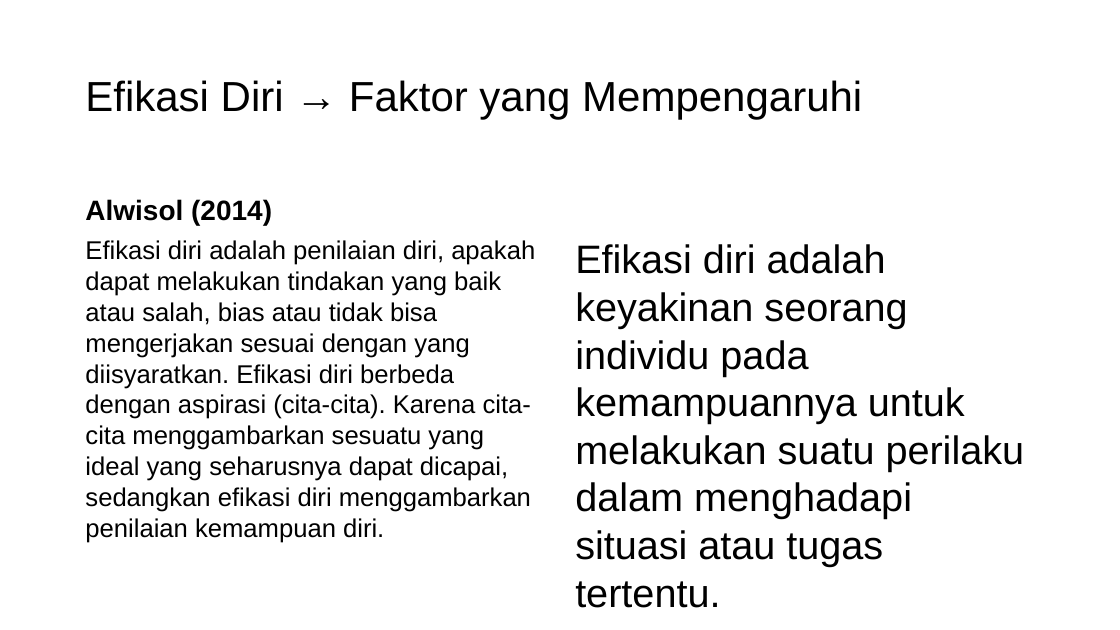
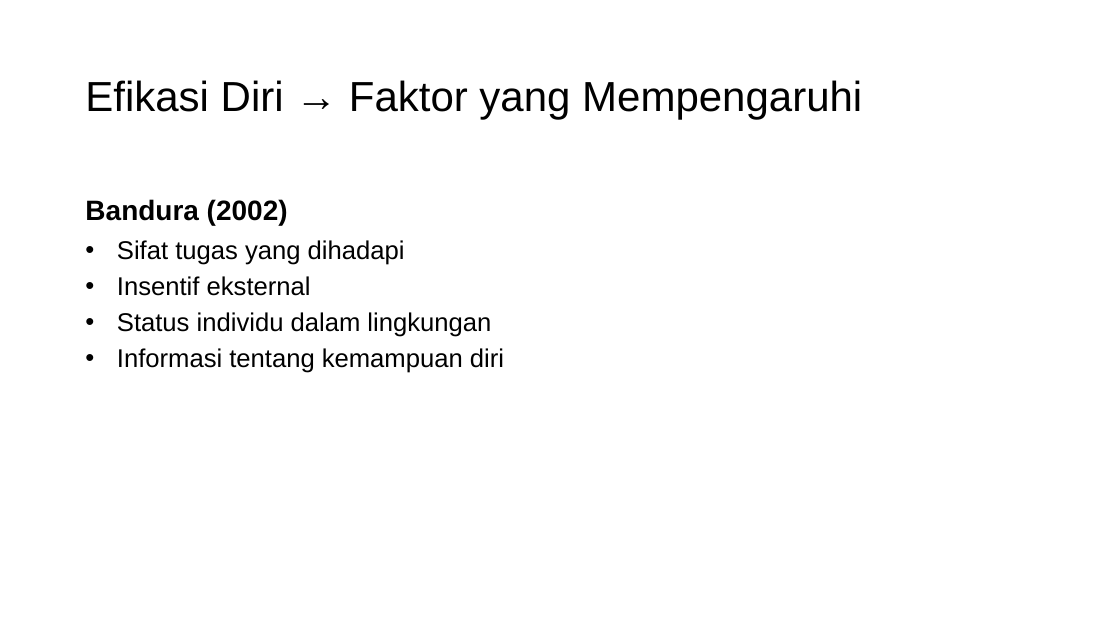
Before and after one commit to mzaini30/skripsi, a slide deck: slide 31 of seminar proposal.pptx. Drawn at 1120x630 pixels with LibreOffice and Linux fonts; fonts in the diff are those of the drawing; background and template pictures are left out. Boxes give left, top, right and bottom in pixels: in the first picture for what was removed or moved away, otherwise in the second. Text is boxed around its words. In the diff, an @@ line names an element or a change of style, - is before the commit and + after.

Commit message:
oke

```diff
--- a/seminar proposal.pptx
+++ b/seminar proposal.pptx
@@ text at (x1=85, y1=199, x2=288, y2=225): text changed @@
-Alwisol (2014)
+Bandura (2002)
@@ text at (x1=117, y1=240, x2=504, y2=373): text changed @@
-Efikasi diri adalah penilaian diri, apakah dapat melakukan tindakan yang baik atau salah, bias atau tidak bisa mengerjakan sesuai dengan yang diisyaratkan. Efikasi diri berbeda dengan aspirasi (cita-cita). Karena cita-cita menggambarkan sesuatu yang ideal yang seharusnya dapat dicapai, sedangkan efikasi diri menggambarkan penilaian kemampuan diri.
+• Sifat tugas yang dihadapi
+• Insentif eksternal
+• Status individu dalam lingkungan
+• Informasi tentang kemampuan diri
@@ text removed at (x1=575, y1=244, x2=1025, y2=567) @@
-Efikasi diri adalah keyakinan seorang individu pada kemampuannya untuk melakukan suatu perilaku dalam menghadapi situasi atau tugas tertentu.
```
Also in this commit, not shown: 16 other slides changed, 6 slides added.
